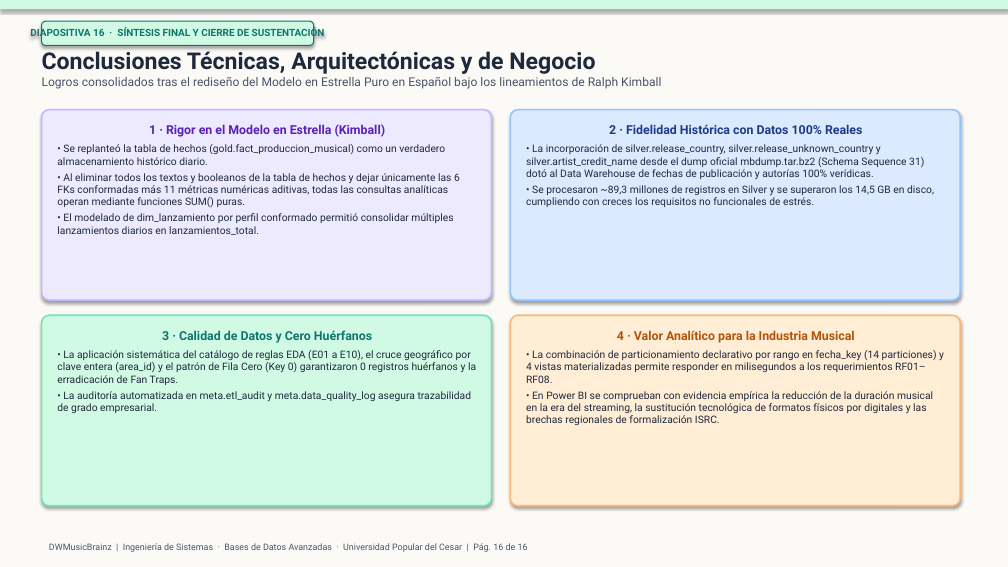
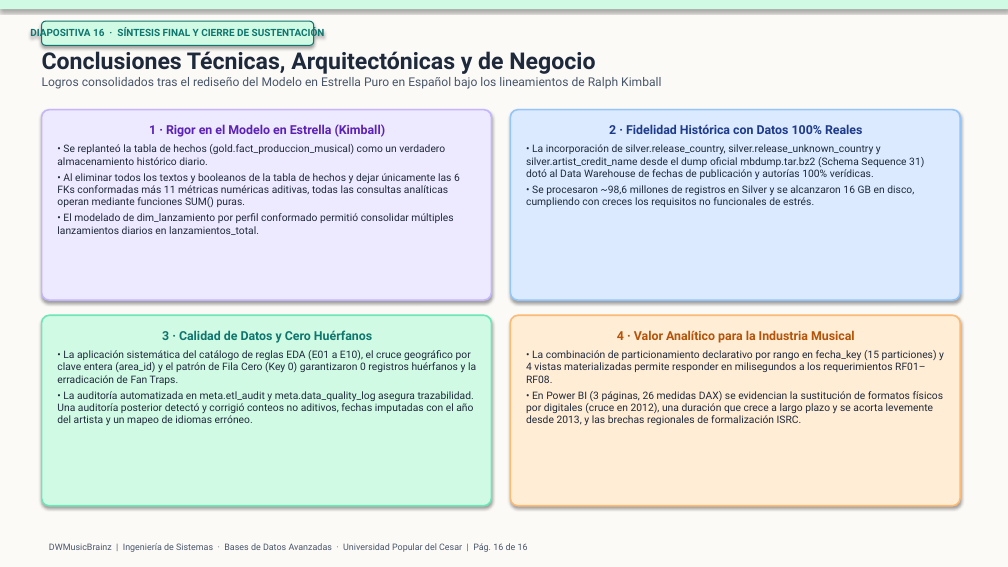
Before and after one commit to srusso1/DWH-MusicBrainz, a slide deck: slide 16 of docs/DWMusicBrainz_Sustentacion.pptx. Drawn at 1008x567 pixels with LibreOffice and Linux fonts; fonts in the diff are those of the drawing. Boxes give left, top, right and bottom in pixels: in the first picture for what was removed or moved away, otherwise in the second. Text is boxed around its words. In the diff, an @@ line names an element or a change of style, - is before the commit and + after.

Commit message:
docs: actualizar documentos de sustentacion con cifras y hallazgos corregidos
- Volumetria real de silver y gold (98,6 M filas, 16 GB, hecho de 2.967.681 filas)
- 15 particiones, catalogo silver.language y nombres oficiales de idioma
- Regla de fecha sin imputar con el anio del artista y conteos aditivos
- Conclusion de RF05 basada en los coeficientes de Pearson reales
- Declarar python-pptx en requirements

```diff
--- a/docs/DWMusicBrainz_Sustentacion.pptx
+++ b/docs/DWMusicBrainz_Sustentacion.pptx
@@ text in rounded rectangle at <box>526,185,914,207</box>: text changed @@
-• Se procesaron ~89,3 millones de registros en Silver y se superaron los 14,5 GB en disco, cumpliendo con creces los requisitos no funcionales de estrés.
+• Se procesaron ~98,6 millones de registros en Silver y se alcanzaron 16 GB en disco, cumpliendo con creces los requisitos no funcionales de estrés.
@@ text in rounded rectangle at <box>526,350,944,425</box>: text changed @@
-• La combinación de particionamiento declarativo por rango en fecha_key (14 particiones) y 4 vistas materializadas permite responder en milisegundos a los requerimientos RF01–RF08.
-• En Power BI se comprueban con evidencia empírica la reducción de la duración musical en la era del streaming, la sustitución tecnológica de formatos físicos por digitales y las brechas regionales de formalización ISRC.
+• La combinación de particionamiento declarativo por rango en fecha_key (15 particiones) y 4 vistas materializadas permite responder en milisegundos a los requerimientos RF01–RF08.
+• En Power BI (3 páginas, 26 medidas DAX) se evidencian la sustitución de formatos físicos por digitales (cruce en 2012), una duración que crece a largo plazo y se acorta levemente desde 2013, y las brechas regionales de formalización ISRC.
@@ text in rounded rectangle at <box>57,391,474,425</box>: text changed @@
-• La auditoría automatizada en meta.etl_audit y meta.data_quality_log asegura trazabilidad de grado empresarial.
+• La auditoría automatizada en meta.etl_audit y meta.data_quality_log asegura trazabilidad. Una auditoría posterior detectó y corrigió conteos no aditivos, fechas imputadas con el año del artista y un mapeo de idiomas erróneo.
```
Also in this commit, not shown: 11 other slides changed, 5 other files.
